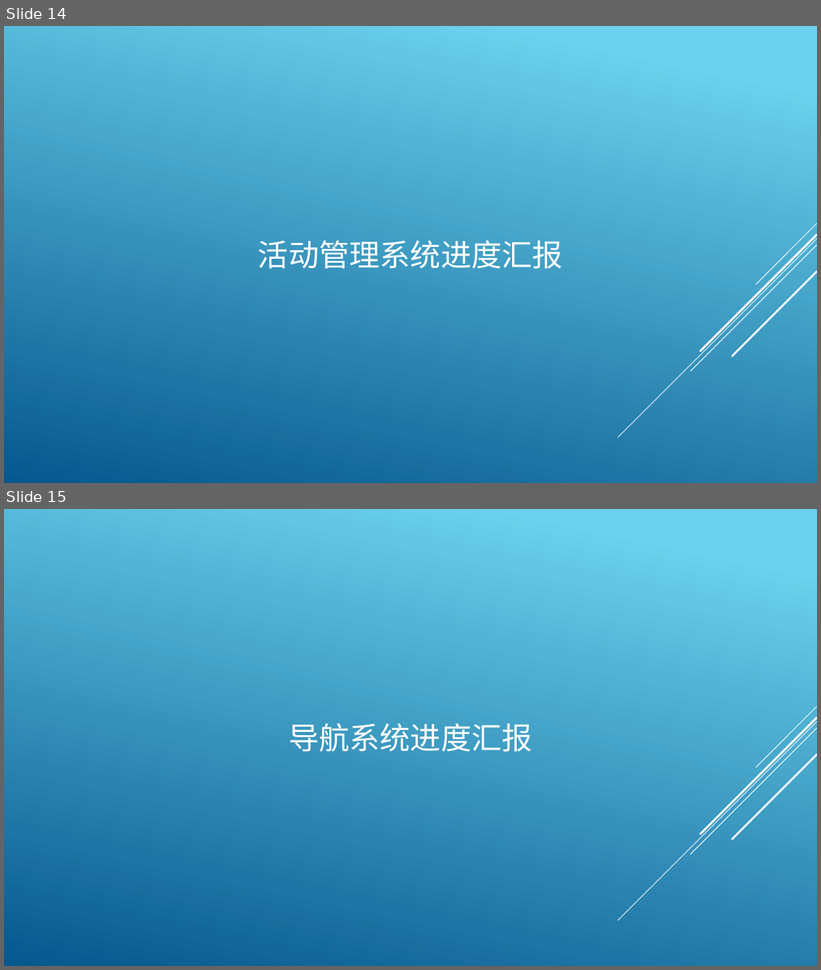
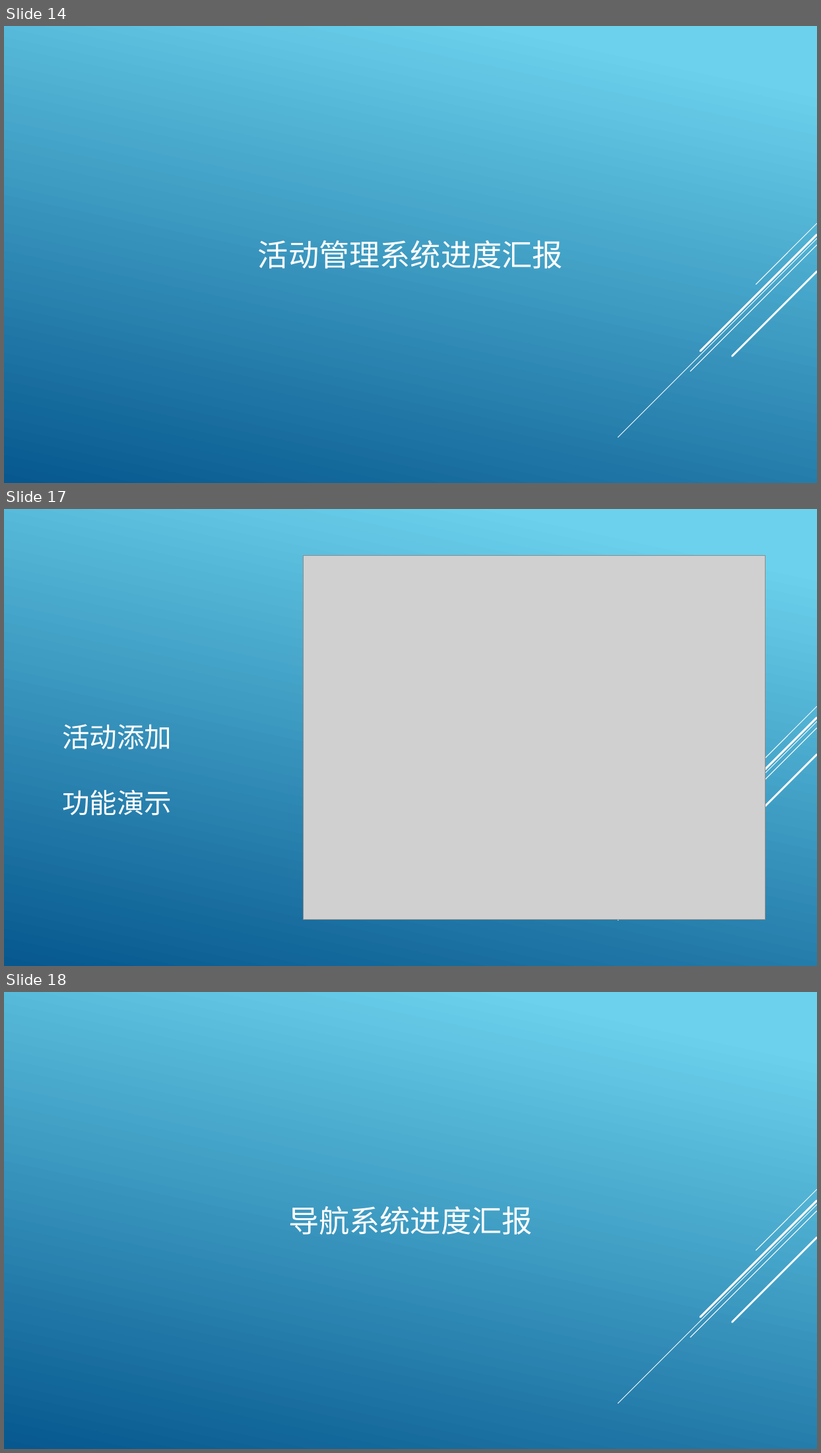
Before and after one commit to archester-250/Course_Auxiliary_System, a slide deck: report/Mid-term check.pptx. Shown one above the other, each under a label of ours: slides 14 and 15 before the commit, slides 14, 17 and 18 after it; the slides between them are not shown. The pictures are 821x970 and 821x1453 pixels, drawn with LibreOffice and Linux fonts; fonts in the diff are those of the drawing; grey boxes stand for pictures. Boxes give left, top, right and bottom in pixels: in the first picture for what was removed or moved away, otherwise in the second. Text is boxed around its words. In the diff, an @@ line names an element or a change of style, - is before the commit and + after.

```diff
--- a/report/Mid-term check.pptx
+++ b/report/Mid-term check.pptx
@@ slide 17 added at [4,509,817,966], background gradient #6ED2EB to #06588E; not listed: 5 template elements that a slide beside it also shows @@
@@ picture added at [304,555,765,920] @@
@@ title added at [62,724,172,816], 32.4 pt, text #FFFFFF @@
+活动添加
+功能演示
@@ what was slide 15 is now slide 18 @@
```
Also in this commit, not shown: 3 other slides added, 6 other files.
